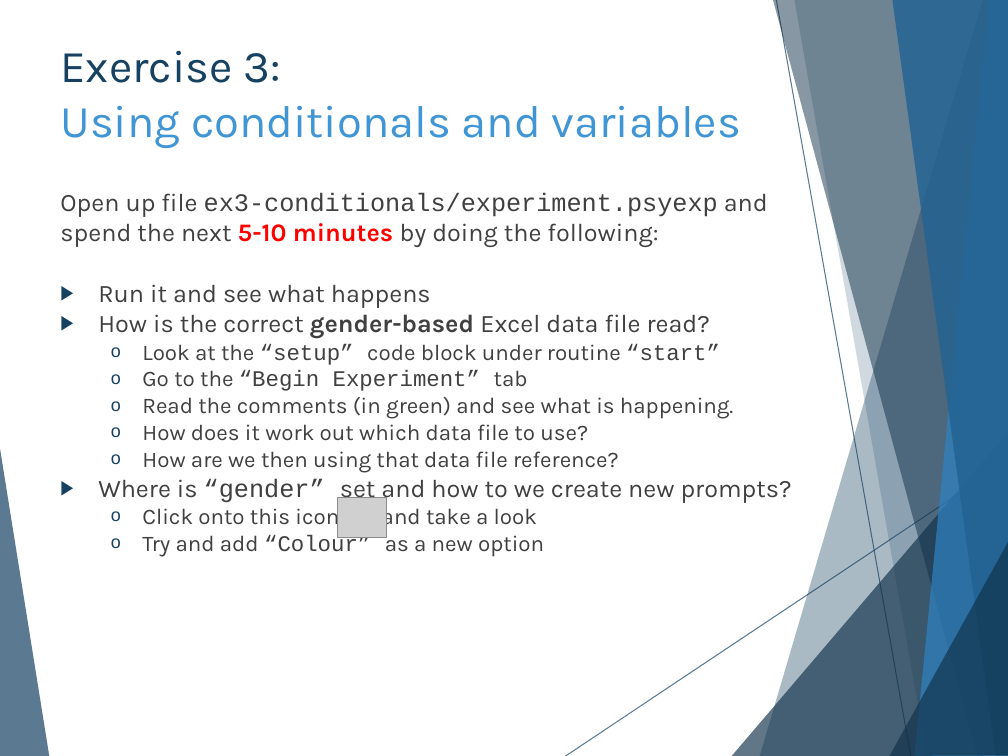
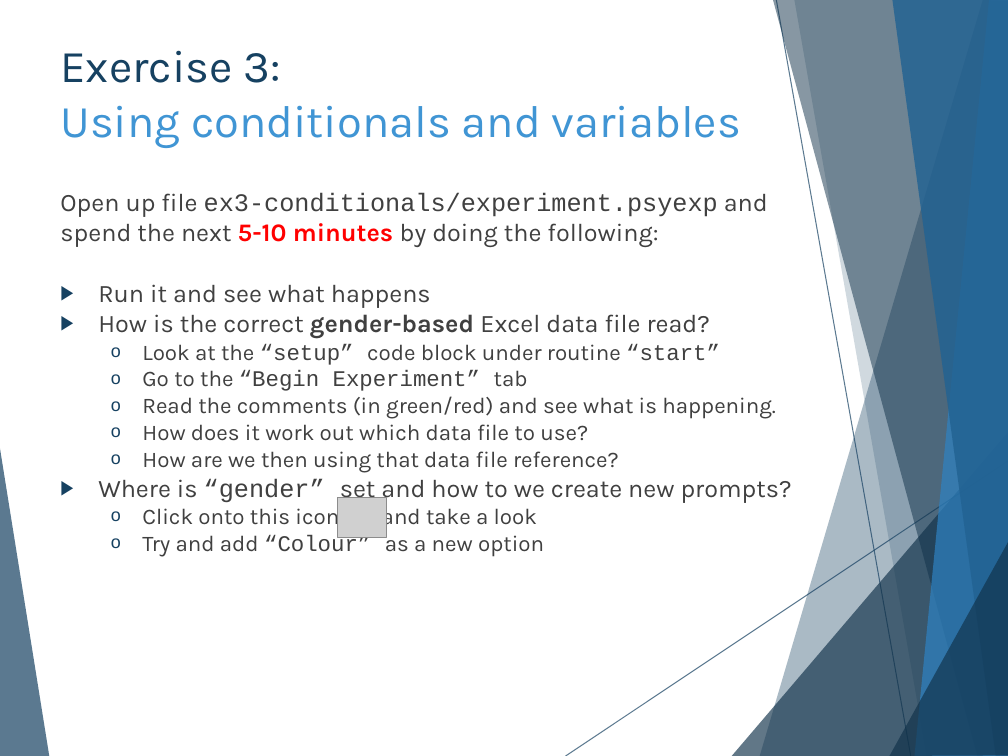
Before and after one commit to hlmpsy/psychopy_training, a slide deck: slide 17 of PsychoPy-Part2/PsychoPy-part2.pptx. Drawn at 1008x756 pixels with LibreOffice and Linux fonts; fonts in the diff are those of the drawing; grey boxes stand for pictures. Boxes give left, top, right and bottom in pixels: in the first picture for what was removed or moved away, otherwise in the second. Text is boxed around its words. In the diff, an @@ line names an element or a change of style, - is before the commit and + after.

```diff
--- a/PsychoPy-Part2/PsychoPy-part2.pptx
+++ b/PsychoPy-Part2/PsychoPy-part2.pptx
@@ text at bbox=[142, 396, 775, 419]: text changed @@
-  o Read the comments (in green) and see what is happening.
+  o Read the comments (in green/red) and see what is happening.
```
Also in this commit, not shown: 2 other slides changed, 11 other files.
